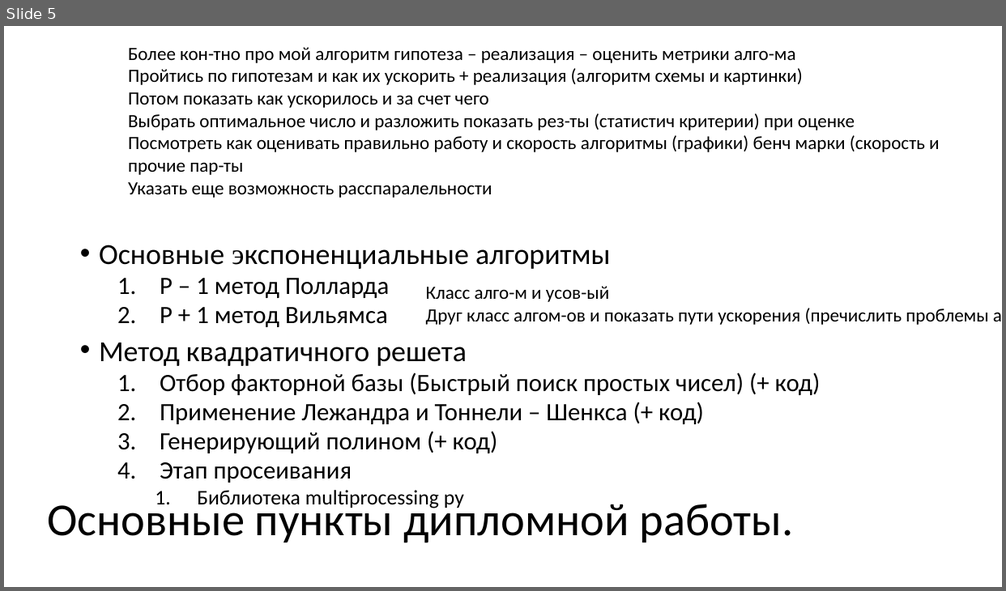
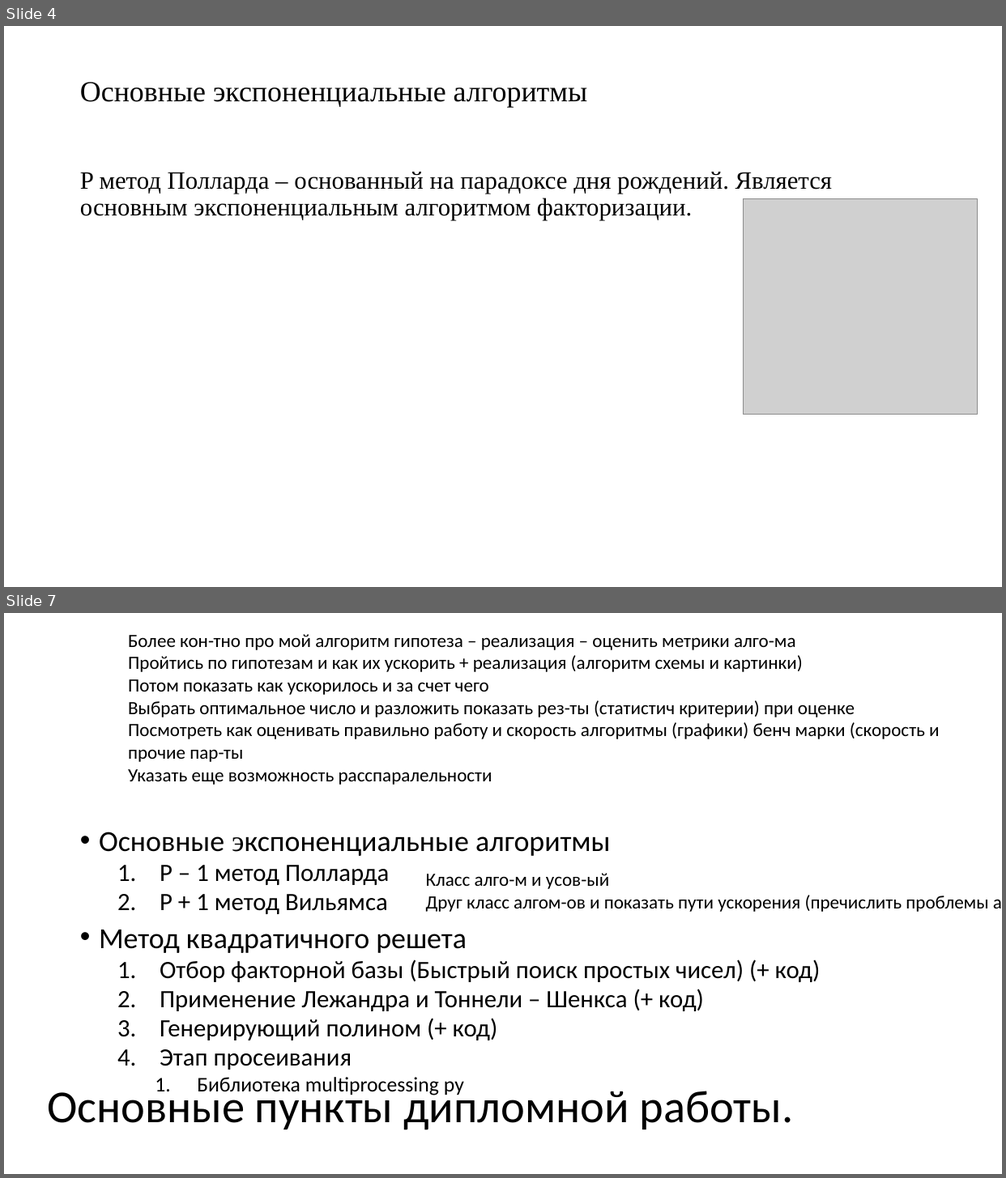
Before and after one commit to pagamov/VKR, a slide deck: Павел Гамов 10.3.22.pptx. Shown one above the other, each under a label of ours: slide 5 before the commit, slides 4 and 7 after it; the slides between them are not shown. The pictures are 1006x591 and 1006x1178 pixels, drawn with LibreOffice and Linux fonts; fonts in the diff are those of the drawing; grey boxes stand for pictures. Boxes give left, top, right and bottom in pixels: in the first picture for what was removed or moved away, otherwise in the second. Text is boxed around its words. In the diff, an @@ line names an element or a change of style, - is before the commit and + after.

```diff
--- a/Павел Гамов 10.3.22.pptx
+++ b/Павел Гамов 10.3.22.pptx
@@ slide 4 added at <box>4,26,1002,587</box>, background #FFFFFF @@
@@ title added at <box>80,82,588,107</box>, 28 pt, text #000000 @@
+Основные экспоненциальные алгоритмы
@@ text added at <box>80,172,832,220</box>, 24 pt, text #000000 @@
+P метод Полларда – основанный на парадоксе дня рождений. Является основным экспоненциальным алгоритмом факторизации.
@@ picture added at <box>743,199,977,416</box> @@
@@ what was slide 5 is now slide 7 @@
```
Also in this commit, not shown: 2 slides changed, 3 other slides added, 2 slides removed, 2 other files.
